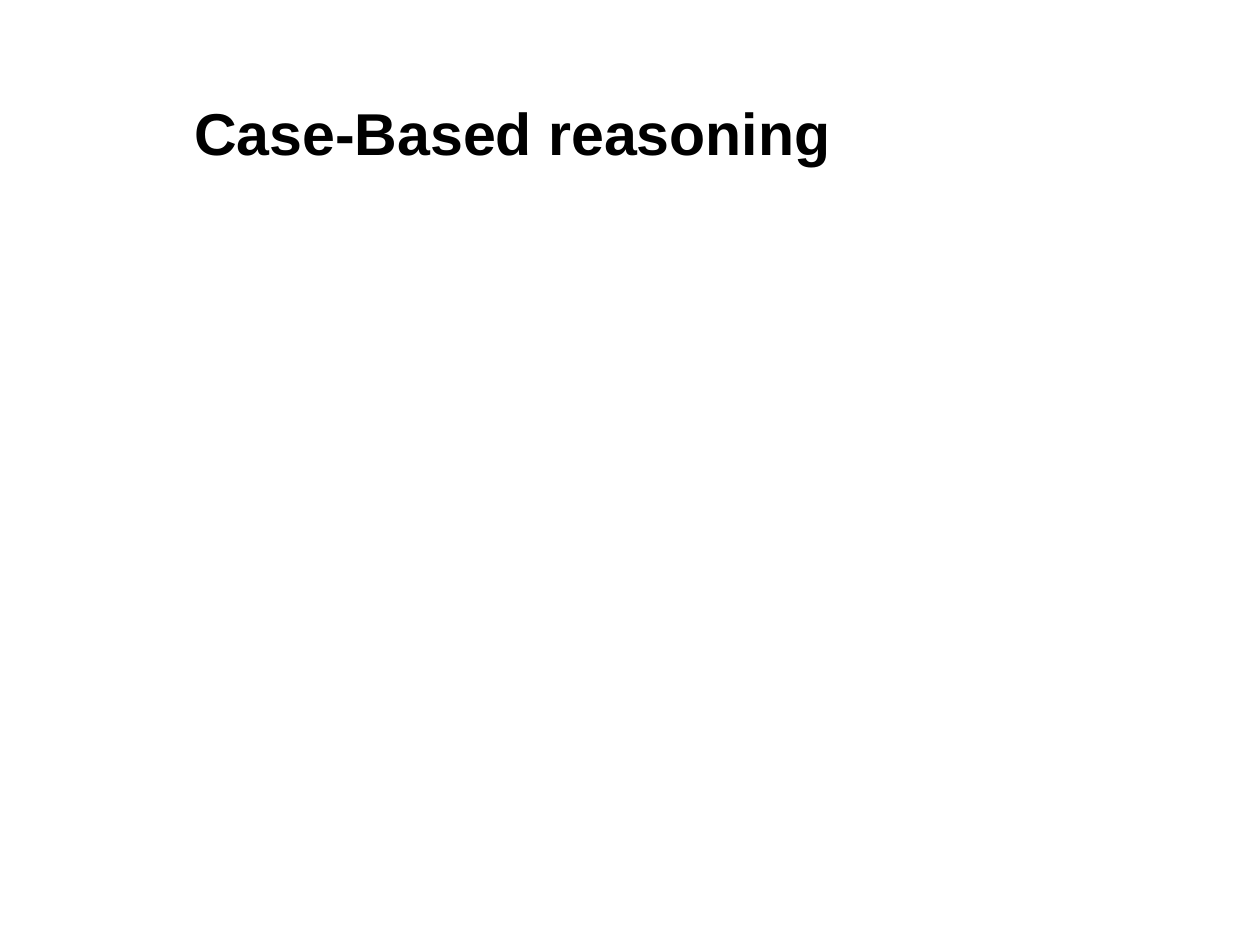
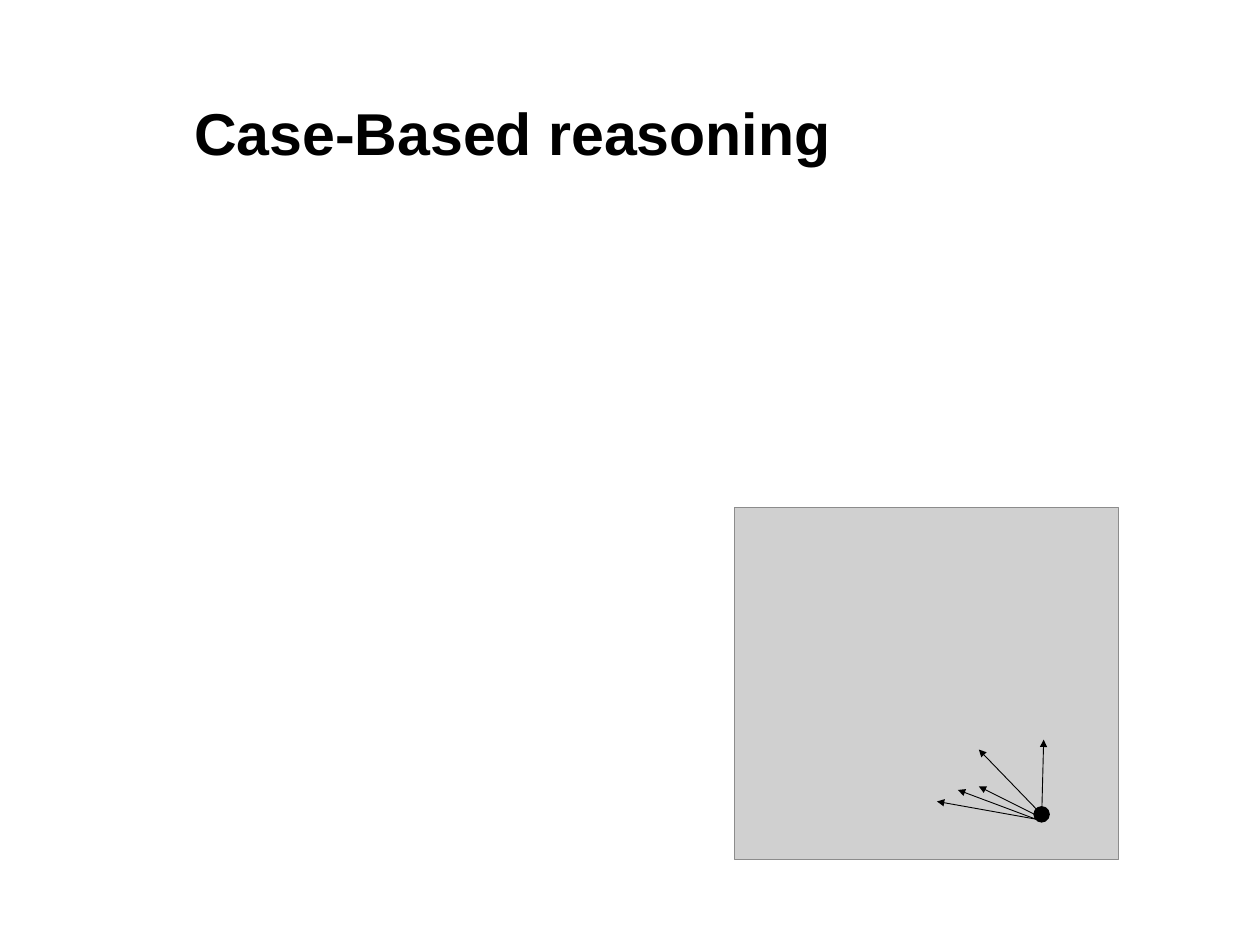
Before and after one commit to ada/case-based-reasoning, a slide deck: slide 7 of report/presentation.pptx. Drawn at 1260x945 pixels with LibreOffice and Linux fonts; fonts in the diff are those of the drawing; grey boxes stand for pictures; background and template pictures are left out. Boxes give left, top, right and bottom in pixels: in the first picture for what was removed or moved away, otherwise in the second. Text is boxed around its words. In the diff, an @@ line names an element or a change of style, - is before the commit and + after.

```diff
--- a/report/presentation.pptx
+++ b/report/presentation.pptx
@@ picture added at bbox=[735, 508, 1118, 860] @@
@@ arrow added from (1042, 820) to (1044, 740), #000000 0.75 pt @@
@@ arrow added from (1037, 810) to (979, 750), #000000 0.75 pt @@
@@ arrow added from (1037, 820) to (937, 802), #000000 0.75 pt @@
@@ arrow added from (1042, 821) to (958, 790), #000000 0.75 pt @@
@@ arrow added from (1035, 814) to (979, 787), #000000 0.75 pt @@
@@ ellipse added at bbox=[1035, 807, 1049, 821], fill #000000, outline #000000 2 pt @@
```
Also in this commit, not shown: 7 other slides changed, 1 slide added, 1 slide removed.
